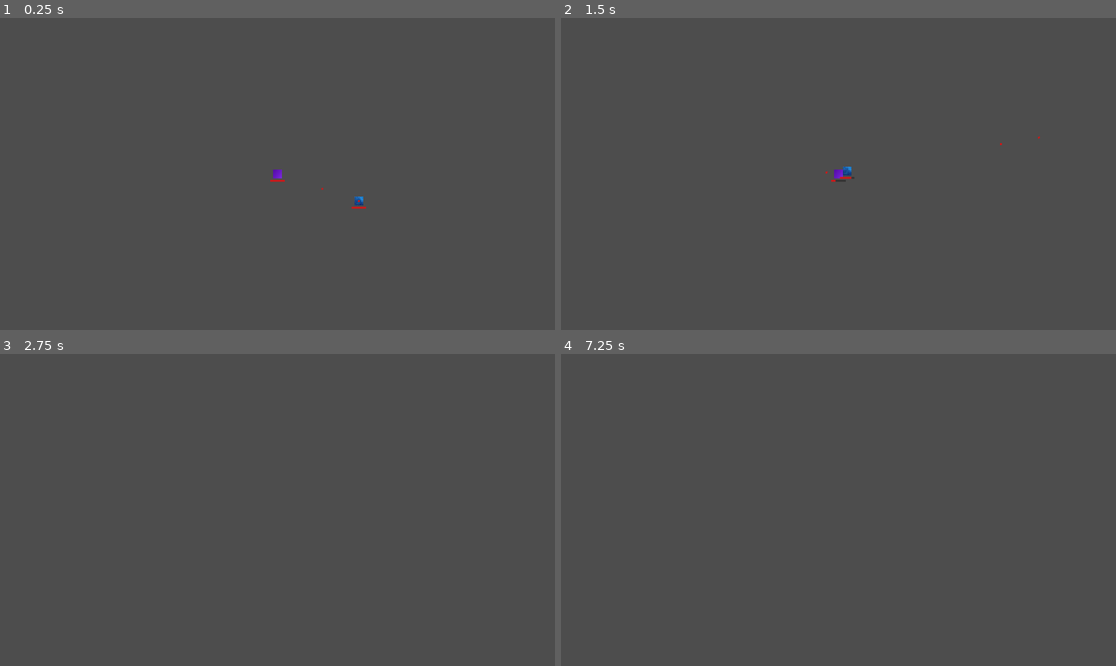
Above: before the commit, frames 1-4 (two rows, left to right).
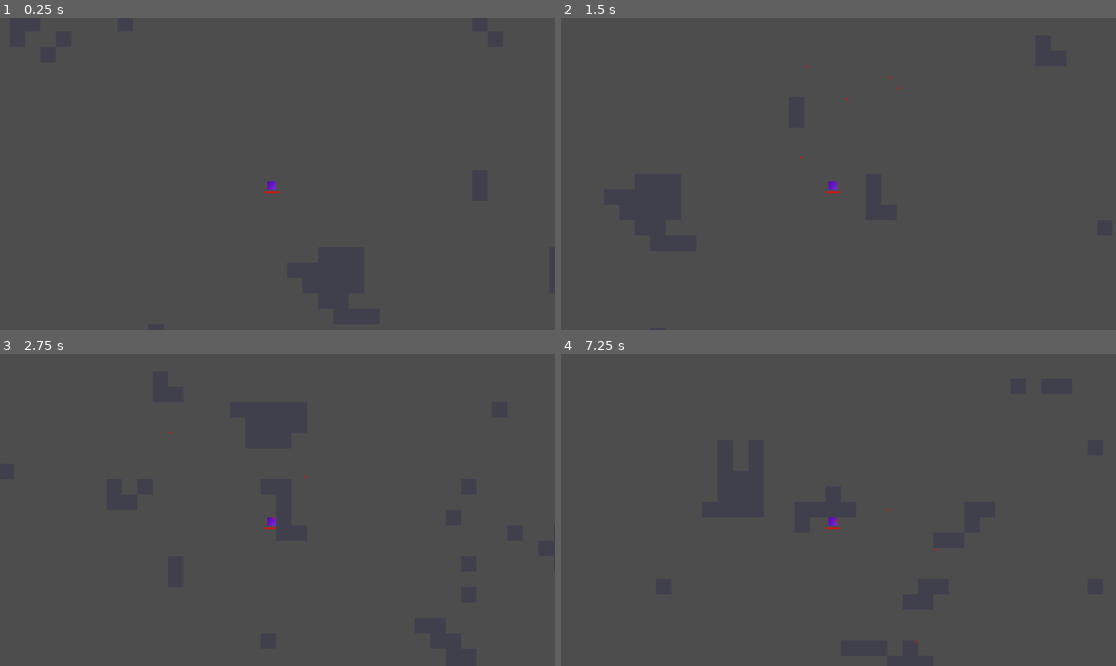
Above: after the commit, the same moments.

Repository: M-E-7/mob-fighter
Game: Godot game, scene res://Levels/LevelPrototype/basic_level.tscn
Same seed, same stepped clock (60 frames per second), same inputs: the game is played once before the commit and once after it. Before the commit the project starts from res://Levels/basic_level.tscn.
Inputs (mouse positions are in pixels of both pictures, inside the frame that each line leads up to):
- Up to frame 1 (0.25 s): no input
- Up to frame 2 (1.5 s): move the mouse to (960, 158) at 0.52 s; press the mouse at (960, 158) at 0.53 s; hold Right (ui_right) 0.53-1.28 s; move the mouse to (727, 189) at 1.27 s; release the mouse at (727, 189) at 1.28 s; hold Down (ui_down) from 1.28 s (still down); click (727, 189) at 1.35 s
- Up to frame 3 (2.75 s): tap Enter at 2 s; move the mouse to (333, 441) at 2.02 s; release Down (ui_down) at 2.03 s; press the mouse at (333, 441) at 2.03 s; hold Right (ui_right) from 2.03 s (still down)
- Up to frame 4 (7.25 s): tap Space at 2.75, 4.25, 5.75 s; move the mouse to (810, 572) at 2.77 s; release Right (ui_right) at 2.78 s; release the mouse at (810, 572) at 2.78 s; hold Up (ui_up) 2.78-3.53 s; click (810, 572) at 2.85 s; tap Enter at 3.5, 5 s; move the mouse to (1005, 556) at 3.52 s; press the mouse at (1005, 556) at 3.53 s; hold Left (ui_left) 3.53-5.03 s; move the mouse to (672, 463) at 4.27 s; release the mouse at (672, 463) at 4.28 s; click (672, 463) at 4.35 s; move the mouse to (866, 510) at 5.02 s; press the mouse at (866, 510) at 5.03 s; hold Down (ui_down) 5.03-5.78 s; move the mouse to (755, 432) at 5.77 s; release the mouse at (755, 432) at 5.78 s; hold Right (ui_right) 5.78-6.53 s; click (755, 432) at 5.85 s; move the mouse to (960, 494) at 6.52 s; press the mouse at (960, 494) at 6.53 s; hold Up (ui_up) from 6.53 s (still down)

The runs differ from the first frame. In frame 1, 0.2% of the frame differs, in the area x 47-66%, y 48-62%; in frame 2, 0.2%, in the area x 43-87%, y 15-57%; in frame 3, less than 0.1%; in frame 4, less than 0.1%.

Commit message:
Added procedurally generated level creator component

Diff:
--- /dev/null
+++ b/Components/ProcGenLevelComponent.tscn
@@ -0,0 +1,6 @@
+[gd_scene format=3 uid="uid://cc48q27hmbdds"]
+
+[ext_resource type="Script" uid="uid://ytp02kn18wa0" path="res://Components/Scripts/proc_gen_level_component.gd" id="1_pg"]
+
+[node name="ProcGenLevelComponent" type="Node" unique_id=1797113652]
+script = ExtResource("1_pg")
--- /dev/null
+++ b/Components/Scripts/proc_gen_level_component.gd
@@ -0,0 +1,156 @@
+extends Node
+class_name ProcGenLevelComponent
+
+signal level_generated(spawn_position: Vector2)
+
+@export_group("Arena Settings")
+@export var arena_width: int = 40
+@export var arena_height: int = 30
+@export var cell_size: int = 32
+
+@export_group("Obstacle Settings")
+@export_range(0.0, 1.0) var obstacle_density: float = 0.3
+@export var clear_radius: float = 4.0
+@export var noise_frequency: float = 0.1
+
+@export_group("Seed")
+@export var randomize_seed: bool = true
+@export var gen_seed: int = 0
+
+## The center of the arena — place the player here after generation
+var spawn_position: Vector2
+
+var _container: Node2D
+var _noise: FastNoiseLite
+
+
+# Draws all wall rectangles in a single canvas pass
+class WallRenderer extends Node2D:
+	var wall_rects: Array[Rect2] = []
+	var wall_color: Color = Color(0.25, 0.25, 0.3)
+
+	func _draw() -> void:
+		for rect in wall_rects:
+			draw_rect(rect, wall_color)
+
+
+func _ready() -> void:
+	generate.call_deferred()
+
+
+func generate() -> void:
+	_clear()
+	_setup_noise()
+	_create_container()
+	spawn_position = Vector2(arena_width * cell_size * 0.5, arena_height * cell_size * 0.5)
+	_build_level()
+	level_generated.emit(spawn_position)
+
+
+func _clear() -> void:
+	if _container:
+		_container.queue_free()
+		_container = null
+
+
+func _setup_noise() -> void:
+	_noise = FastNoiseLite.new()
+	if randomize_seed:
+		gen_seed = randi()
+	_noise.seed = gen_seed
+	_noise.frequency = noise_frequency
+	_noise.noise_type = FastNoiseLite.TYPE_SIMPLEX_SMOOTH
+
+
+func _create_container() -> void:
+	_container = Node2D.new()
+	_container.name = "GeneratedLevel"
+	get_parent().add_child(_container)
+
+
+func _build_level() -> void:
+	var grid := _build_grid()
+	var processed := _make_bool_grid(false)
+
+	# Single physics body for all walls
+	var body := StaticBody2D.new()
+	body.name = "Walls"
+
+	# Single renderer — one _draw() call for all walls
+	var renderer := WallRenderer.new()
+	renderer.name = "WallRenderer"
+	var merged_rects: Array[Rect2] = []
+
+	# Greedy rectangle merging: collapse adjacent wall cells into large rectangles
+	for y in range(arena_height):
+		for x in range(arena_width):
+			if not grid[y][x] or processed[y][x]:
+				continue
+
+			# Extend right
+			var w := 1
+			while x + w < arena_width and grid[y][x + w] and not processed[y][x + w]:
+				w += 1
+
+			# Extend down at this width
+			var h := 1
+			var can_extend := true
+			while can_extend and y + h < arena_height:
+				for dx in range(w):
+					if not grid[y + h][x + dx] or processed[y + h][x + dx]:
+						can_extend = false
+						break
+				if can_extend:
+					h += 1
+
+			# Mark all covered cells as processed
+			for dy in range(h):
+				for dx in range(w):
+					processed[y + dy][x + dx] = true
+
+			var rect_size := Vector2(w * cell_size, h * cell_size)
+			var rect_pos := Vector2(x * cell_size, y * cell_size)
+
+			var shape := CollisionShape2D.new()
+			var rect_shape := RectangleShape2D.new()
+			rect_shape.size = rect_size
+			shape.shape = rect_shape
+			shape.position = rect_pos + rect_size * 0.5
+			body.add_child(shape)
+
+			merged_rects.append(Rect2(rect_pos, rect_size))
+
+	renderer.wall_rects = merged_rects
+
+	_container.add_child(body)
+	_container.add_child(renderer)
+
+
+func _build_grid() -> Array:
+	var grid: Array = []
+	var center := Vector2(arena_width * 0.5, arena_height * 0.5)
+
+	for y in range(arena_height):
+		var row: Array = []
+		for x in range(arena_width):
+			var is_border := x == 0 or x == arena_width - 1 or y == 0 or y == arena_height - 1
+			if is_border:
+				row.append(true)
+			elif Vector2(x, y).distance_to(center) < clear_radius:
+				row.append(false)
+			else:
+				var noise_val: float = (_noise.get_noise_2d(x, y) + 1.0) * 0.5
+				row.append(noise_val > (1.0 - obstacle_density))
+		grid.append(row)
+
+	return grid
+
+
+func _make_bool_grid(value: bool) -> Array:
+	var grid: Array = []
+	for y in range(arena_height):
+		var row: Array = []
+		for x in range(arena_width):
+			row.append(value)
+		grid.append(row)
+	return grid
--- a/Entities/BasicEnemy/enemy.tscn
+++ b/Entities/BasicEnemy/enemy.tscn
@@ -13,13 +13,13 @@
 movementComponent = NodePath("MovementComponent")
 shootComponent = NodePath("ShootComponent")
 
-[node name="EnemyInputComponent" parent="." index="0" node_paths=PackedStringArray("entity") instance=ExtResource("3_eic")]
+[node name="EnemyInputComponent" parent="." index="0" unique_id=236655531 node_paths=PackedStringArray("entity") instance=ExtResource("3_eic")]
 entity = NodePath("..")
 
-[node name="MovementComponent" parent="." index="1" node_paths=PackedStringArray("entity") instance=ExtResource("4_mc")]
+[node name="MovementComponent" parent="." index="1" unique_id=454636823 node_paths=PackedStringArray("entity") instance=ExtResource("4_mc")]
 entity = NodePath("..")
 
-[node name="ShootComponent" parent="." index="2" node_paths=PackedStringArray("entity") instance=ExtResource("5_sc")]
+[node name="ShootComponent" parent="." index="2" unique_id=225605993 node_paths=PackedStringArray("entity") instance=ExtResource("5_sc")]
 entity = NodePath("..")
 
 [node name="SpriteDisplay" parent="." index="7" unique_id=386316919]
--- a/Entities/Player/player.tscn
+++ b/Entities/Player/player.tscn
@@ -13,13 +13,13 @@
 movementComponent = NodePath("MovementComponent")
 shootComponent = NodePath("ShootComponent")
 
-[node name="PlayerInputComponent" parent="." index="0" node_paths=PackedStringArray("entity") instance=ExtResource("3_pic")]
+[node name="PlayerInputComponent" parent="." index="0" unique_id=1327699038 node_paths=PackedStringArray("entity") instance=ExtResource("3_pic")]
 entity = NodePath("..")
 
-[node name="MovementComponent" parent="." index="1" node_paths=PackedStringArray("entity") instance=ExtResource("4_mc")]
+[node name="MovementComponent" parent="." index="1" unique_id=908348739 node_paths=PackedStringArray("entity") instance=ExtResource("4_mc")]
 entity = NodePath("..")
 
-[node name="ShootComponent" parent="." index="2" node_paths=PackedStringArray("entity") instance=ExtResource("5_sc")]
+[node name="ShootComponent" parent="." index="2" unique_id=549600327 node_paths=PackedStringArray("entity") instance=ExtResource("5_sc")]
 entity = NodePath("..")
 
 [node name="SpriteDisplay" parent="." index="7" unique_id=386316919]
--- /dev/null
+++ b/Levels/LevelPrototype/basic_level.gd
@@ -0,0 +1,12 @@
+extends Node2D
+
+@onready var _proc_gen: ProcGenLevelComponent = $ProcGenLevelComponent
+@onready var _player: Node2D = $Player
+
+
+func _ready() -> void:
+	_proc_gen.level_generated.connect(_on_level_generated)
+
+
+func _on_level_generated(spawn_pos: Vector2) -> void:
+	_player.global_position = spawn_pos
--- /dev/null
+++ b/Levels/LevelPrototype/basic_level.tscn
@@ -0,0 +1,26 @@
+[gd_scene format=3 uid="uid://cinxk34tq5oy0"]
+
+[ext_resource type="Script" uid="uid://c5mcoqedtmdao" path="res://Levels/LevelPrototype/basic_level.gd" id="0_level"]
+[ext_resource type="PackedScene" uid="uid://cib5unlpojl15" path="res://Entities/Player/player.tscn" id="1_tcqy8"]
+[ext_resource type="PackedScene" uid="uid://cfq18x28fbfcm" path="res://Entities/BasicEnemy/enemy.tscn" id="2_i5jxq"]
+[ext_resource type="PackedScene" uid="uid://cc48q27hmbdds" path="res://Components/ProcGenLevelComponent.tscn" id="3_i5jxq"]
+
+[node name="BasicLevel" type="Node2D" unique_id=1745901464]
+script = ExtResource("0_level")
+
+[node name="Player" parent="." unique_id=1517977448 instance=ExtResource("1_tcqy8")]
+position = Vector2(445, 392)
+max_speed = 2000.0
+acceleration = 10000.0
+
+[node name="Camera2D" type="Camera2D" parent="Player" unique_id=1348273924]
+position = Vector2(12, -24)
+
+[node name="Enemy" parent="." unique_id=1691853550 instance=ExtResource("2_i5jxq")]
+position = Vector2(79, 80)
+
+[node name="ProcGenLevelComponent" parent="." unique_id=1797113652 instance=ExtResource("3_i5jxq")]
+arena_width = 1000
+arena_height = 1000
+
+[editable path="ProcGenLevelComponent"]
--- a/project.godot
+++ b/project.godot
@@ -11,7 +11,7 @@
 [application]
 
 config/name="MobFighter"
-run/main_scene="uid://dool6hlp52g0r"
+run/main_scene="uid://cinxk34tq5oy0"
 config/features=PackedStringArray("4.6", "Forward Plus")
 config/icon="res://icon.svg"
 
Not shown, added: Components/Scripts/proc_gen_level_component.gd.uid
Not shown: 1 places in Entities/BasicEnemy/enemy.tscn that only renumber resources
Not shown: 1 places in Entities/Player/player.tscn that only renumber resources
Not shown, added: Levels/LevelPrototype/basic_level.gd.uid
